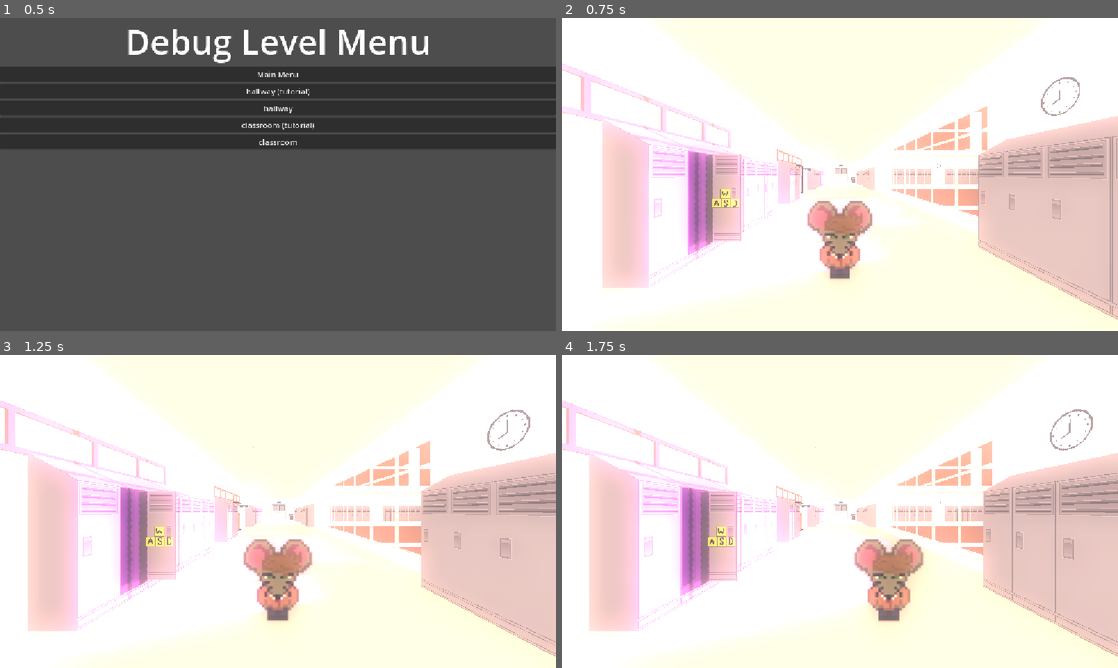
Above: before the commit, frames 1-4 (two rows, left to right).
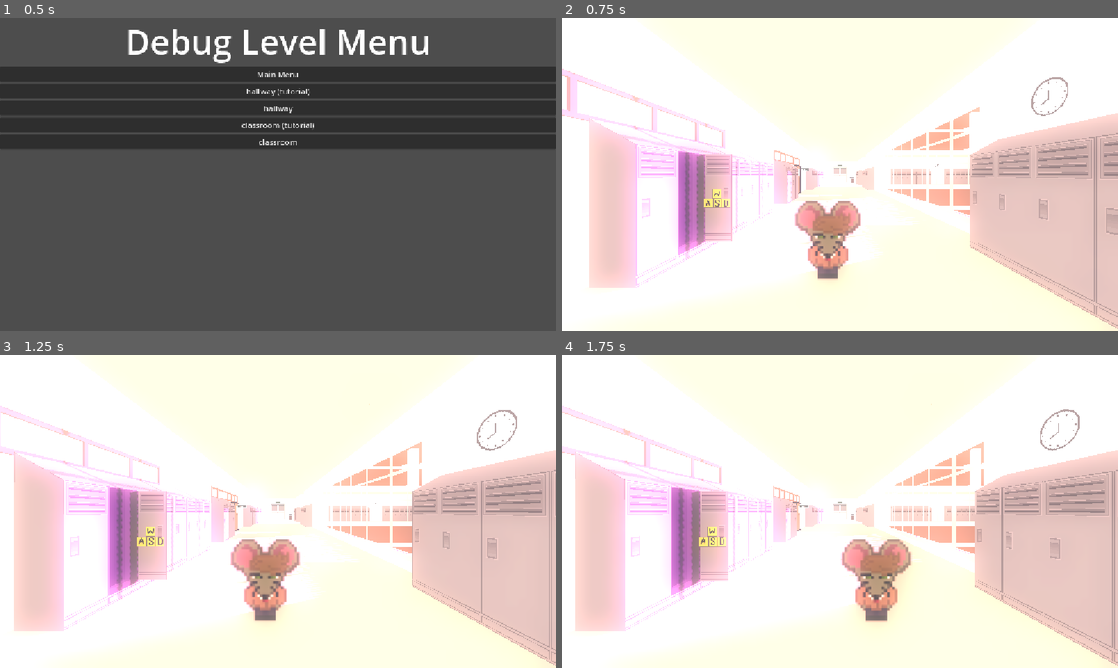
Above: after the commit, the same moments.

Repository: sid-the-loser/riskuits
Game: Godot game, scene res://scenes/debug_level_menu.tscn
Two runs of this game, one before a commit and one after it. Both use one fixed random seed, a clock stepped at 60 frames per second and the inputs below.
Inputs:
- Up to frame 1 (0.5 s): no input
- Up to frame 2 (0.75 s): click "hallway" at 0.5 s
- Up to frame 3 (1.25 s): no input
- Up to frame 4 (1.75 s): hold D (move_right) from 1.28 s (still down)

Frame 1 is identical in both runs. In frame 2, 14% of the frame differs, in the area x 0-100%, y 14-100%; in frame 3, 15%; in frame 4, 15%.

Commit message:
Fix RailCamera3D and Limit2 transform values for improved positioning

Diff:
--- a/scenes/hallway.tscn
+++ b/scenes/hallway.tscn
@@ -16,7 +16,7 @@
 shadow_enabled = true
 
 [node name="RailCamera3D" type="Camera3D" parent="." node_paths=PackedStringArray("main_subject_", "rail_limit_1_", "rail_limit_2_")]
-transform = Transform3D(1, 0, 0, 0, 1, 0, 0, 0, 1, -4.396945, 5.830878, 28.9)
+transform = Transform3D(1, 0, 0, 0, 1, 0, 0, 0, 1, -3.8424168, 5.830878, 28.9)
 script = ExtResource("3_u7i40")
 look_at_main_subject_ = false
 main_subject_ = NodePath("../Player")
@@ -29,7 +29,7 @@
 [node name="Limit1" type="Camera3D" parent="RailCamera3D"]
 
 [node name="Limit2" type="Camera3D" parent="RailCamera3D"]
-transform = Transform3D(1, 0, 0, 0, 1, 0, 0, 0, 1, 0, 0, -37.47465)
+transform = Transform3D(1, 0, 0, 0, 1, 0, 0, 0, 1, 0, 0, -41.017826)
 
 [node name="Player" parent="." instance=ExtResource("4_3w3tr")]
 transform = Transform3D(1.8, 0, 0, 0, 1.8, 0, 0, 0, 1.8, -4.4049654, 0.9999981, 18.617641)
